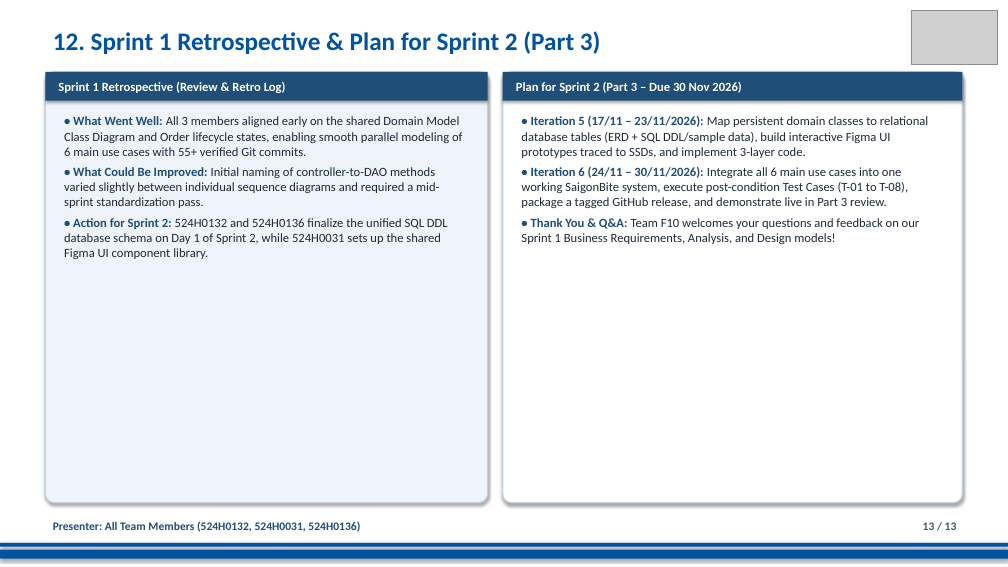
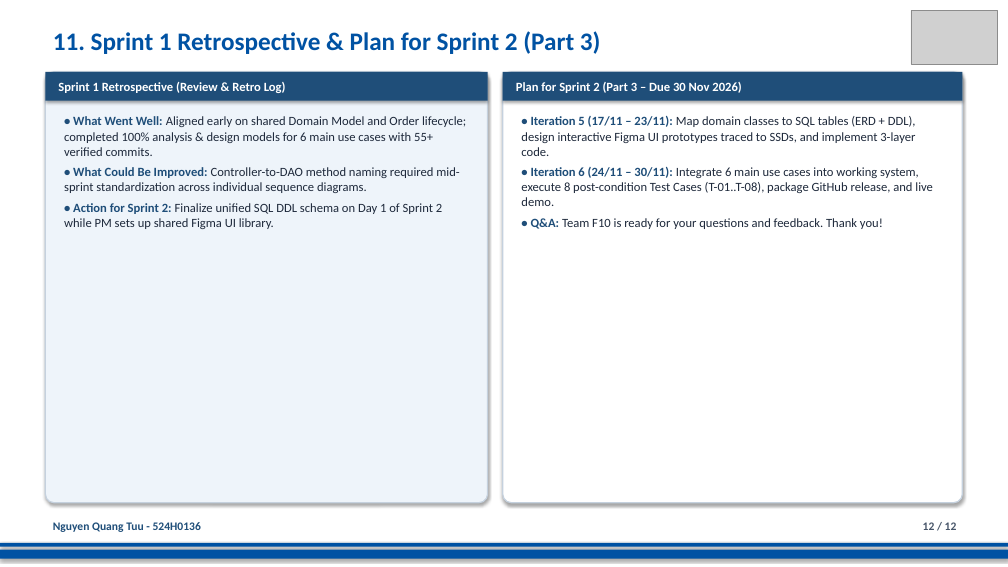
Before and after one commit to DoQuocTrung06/SaigonBite-RAD-TeamF10, a slide deck: slide 12 of Part_2/TeamF10_Presentation_for_SaigonBite.pptx (slide 13 before the commit). Drawn at 1008x567 pixels with LibreOffice and Linux fonts; fonts in the diff are those of the drawing; grey boxes stand for pictures. Boxes give left, top, right and bottom in pixels: in the first picture for what was removed or moved away, otherwise in the second. Text is boxed around its words. In the diff, an @@ line names an element or a change of style, - is before the commit and + after.

```diff
--- a/Part_2/TeamF10_Presentation_for_SaigonBite.pptx
+++ b/Part_2/TeamF10_Presentation_for_SaigonBite.pptx
@@ text at (53, 31, 601, 54): text changed @@
-12. Sprint 1 Retrospective & Plan for Sprint 2 (Part 3)
+11. Sprint 1 Retrospective & Plan for Sprint 2 (Part 3)
@@ text at (64, 116, 466, 229): text changed @@
-• What Went Well: All 3 members aligned early on the shared Domain Model Class Diagram and Order lifecycle states, enabling smooth parallel modeling of 6 main use cases with 55+ verified Git commits.
-• What Could Be Improved: Initial naming of controller-to-DAO methods varied slightly between individual sequence diagrams and required a mid-sprint standardization pass.
-• Action for Sprint 2: 524H0132 and 524H0136 finalize the unified SQL DDL database schema on Day 1 of Sprint 2, while 524H0031 sets up the shared Figma UI component library.
+• What Went Well: Aligned early on shared Domain Model and Order lifecycle; completed 100% analysis & design models for 6 main use cases with 55+ verified commits.
+• What Could Be Improved: Controller-to-DAO method naming required mid-sprint standardization across individual sequence diagrams.
+• Action for Sprint 2: Finalize unified SQL DDL schema on Day 1 of Sprint 2 while PM sets up shared Figma UI library.
@@ text at (521, 116, 933, 229): text changed @@
-• Iteration 5 (17/11 – 23/11/2026): Map persistent domain classes to relational database tables (ERD + SQL DDL/sample data), build interactive Figma UI prototypes traced to SSDs, and implement 3-layer code.
-• Iteration 6 (24/11 – 30/11/2026): Integrate all 6 main use cases into one working SaigonBite system, execute post-condition Test Cases (T-01 to T-08), package a tagged GitHub release, and demonstrate live in Part 3 review.
-• Thank You & Q&A: Team F10 welcomes your questions and feedback on our Sprint 1 Business Requirements, Analysis, and Design models!
+• Iteration 5 (17/11 – 23/11): Map domain classes to SQL tables (ERD + DDL), design interactive Figma UI prototypes traced to SSDs, and implement 3-layer code.
+• Iteration 6 (24/11 – 30/11): Integrate 6 main use cases into working system, execute 8 post-condition Test Cases (T-01..T-08), package GitHub release, and live demo.
+• Q&A: Team F10 is ready for your questions and feedback. Thank you!
@@ text at (53, 522, 201, 532): text changed @@
-Presenter: All Team Members (524H0132, 524H0031, 524H0136)
+Nguyen Quang Tuu - 524H0136
@@ text at (923, 522, 957, 530): text changed @@
-13 / 13
+12 / 12
```
Also in this commit, not shown: 11 other slides changed, 1 slide removed.
